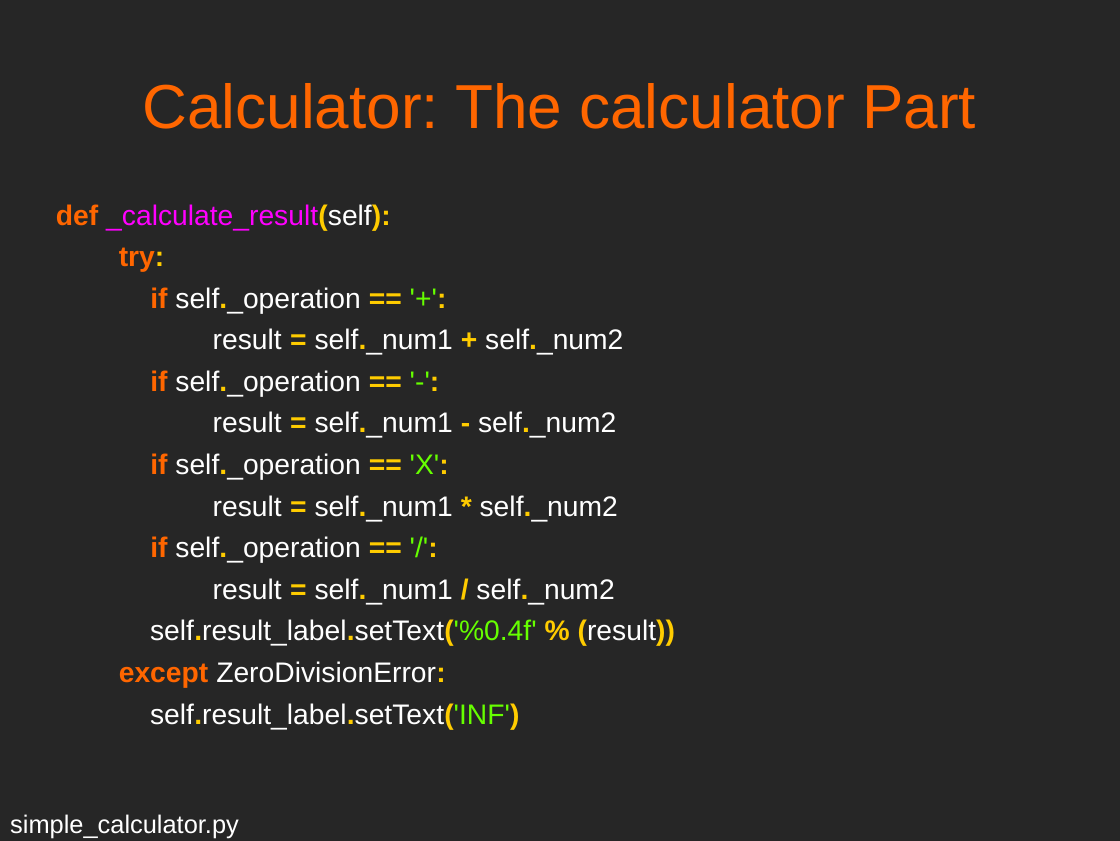
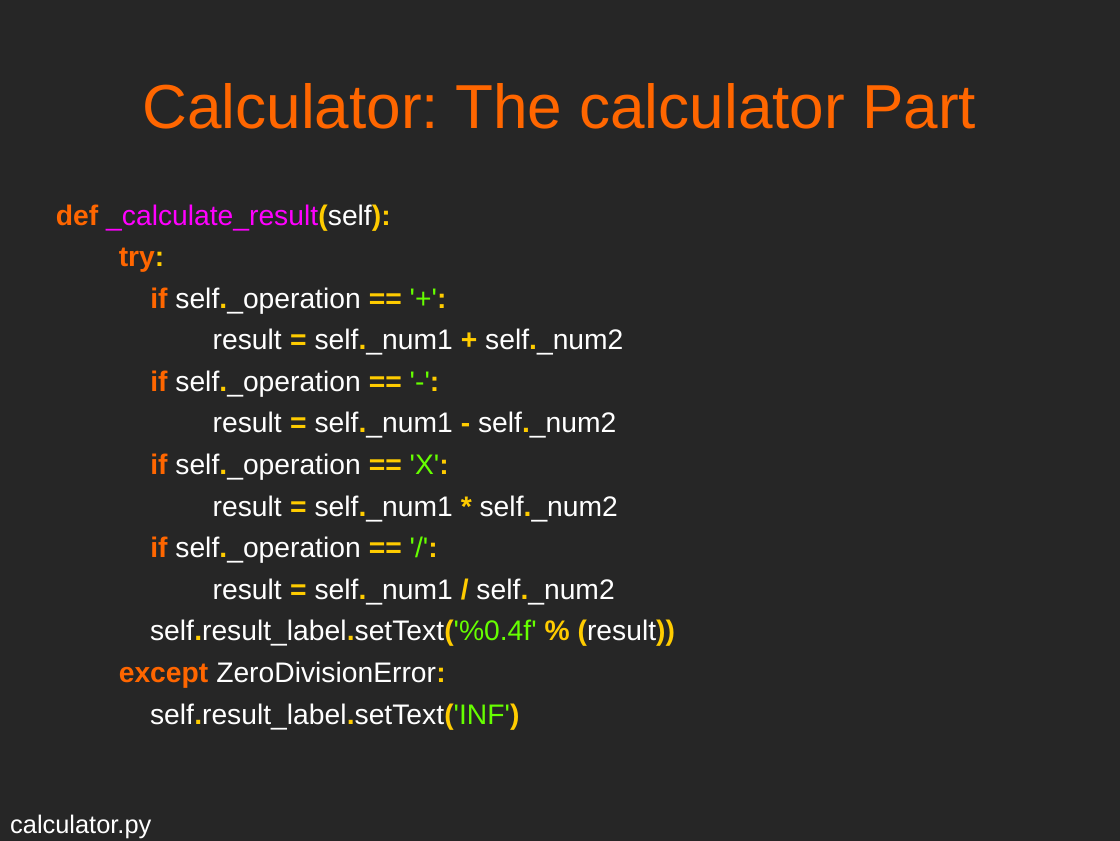
Before and after one commit to mfarhan12/qt-presentation, a slide deck: slide 16 of OPAG QT Presentation.odp. Drawn at 1120x841 pixels with LibreOffice and Linux fonts; fonts in the diff are those of the drawing. Boxes give left, top, right and bottom in pixels: in the first picture for what was removed or moved away, otherwise in the second. Text is boxed around its words. In the diff, an @@ line names an element or a change of style, - is before the commit and + after.

```diff
--- a/OPAG QT Presentation.odp
+++ b/OPAG QT Presentation.odp
@@ text at box(10, 814, 151, 838): text changed @@
-simple_calculator.py
+calculator.py
```
Also in this commit, not shown: 3 other slides changed, 4 other files.
